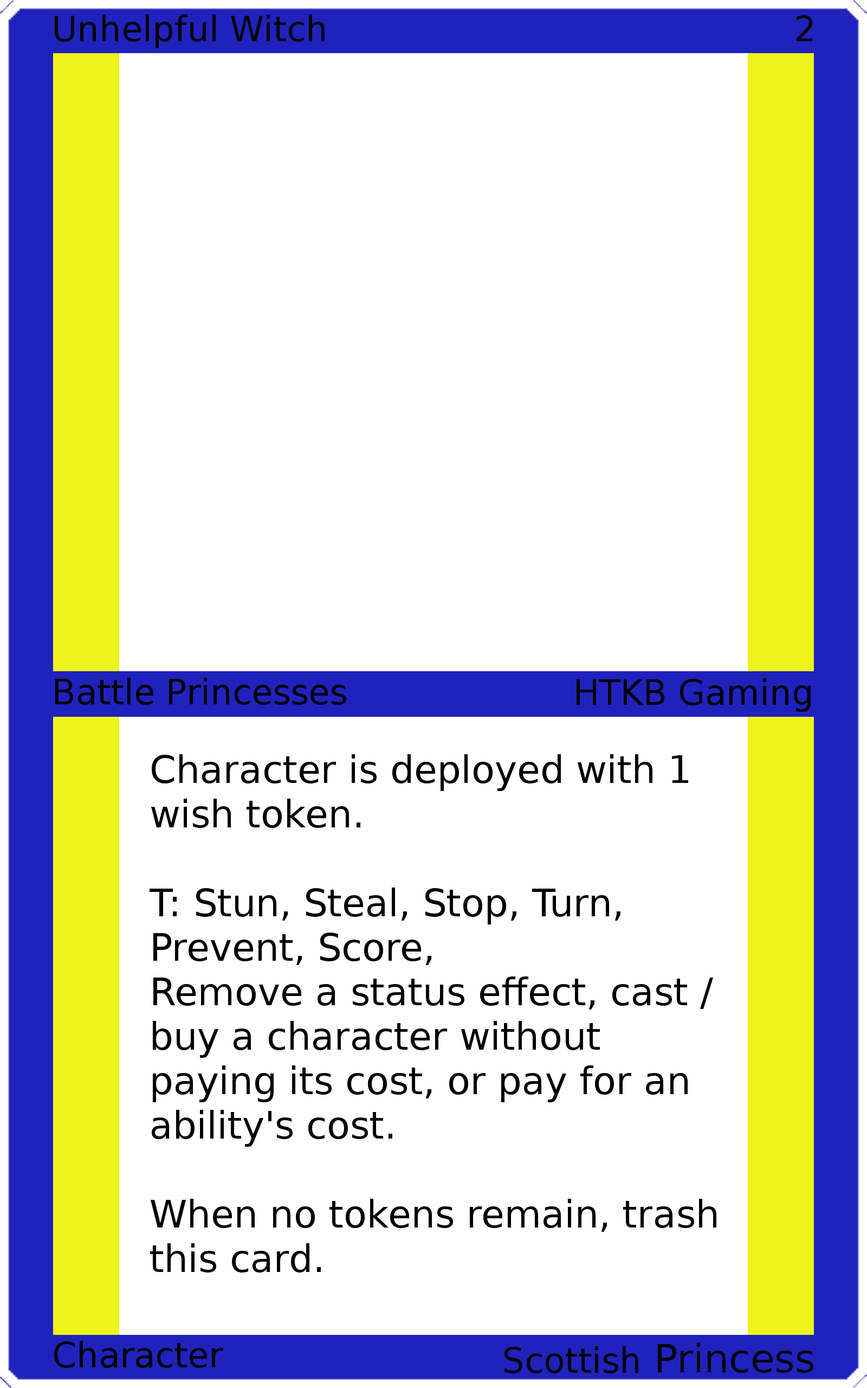
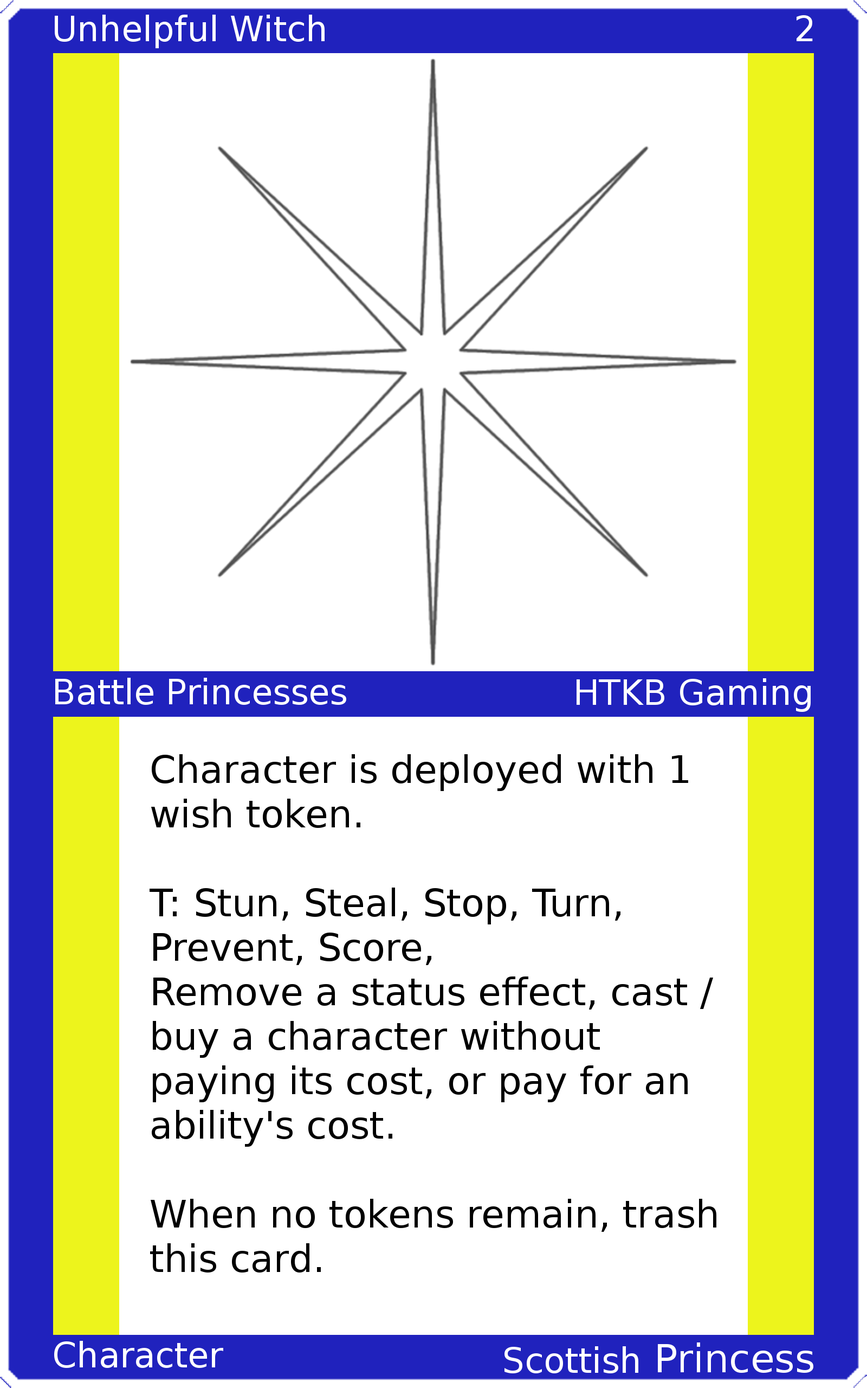
Comparing the layer stacks of the two 867×1388 images. Changes:
painted on "Upper Left" over [54, 14, 325, 49]
painted on "Upper Right" over [796, 15, 814, 42]
painted on "Mid Left" over [55, 677, 347, 705]
painted on "Mid Right" over [576, 678, 811, 712]
painted on "Bottom Left" over [54, 1340, 224, 1368]
painted on "Bottom Right" over [504, 1342, 814, 1373]
added layer "Art" above "Top Background" over [129, 57, 738, 666]
